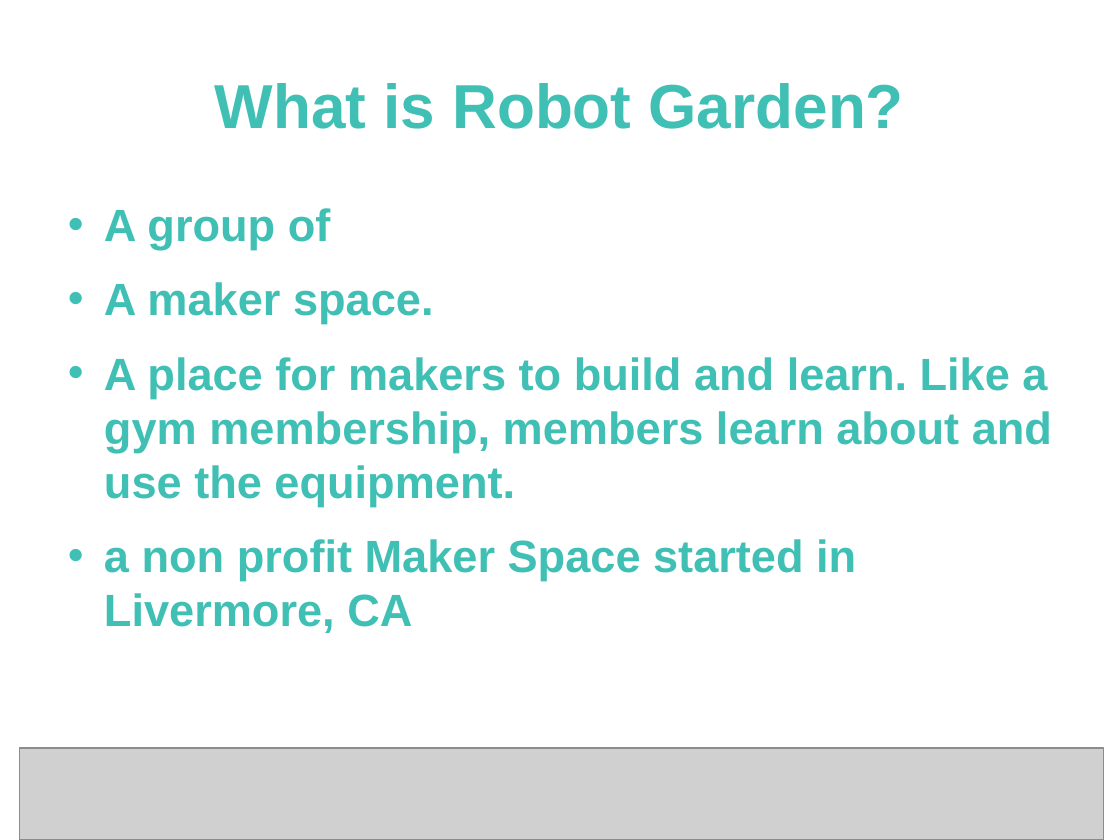
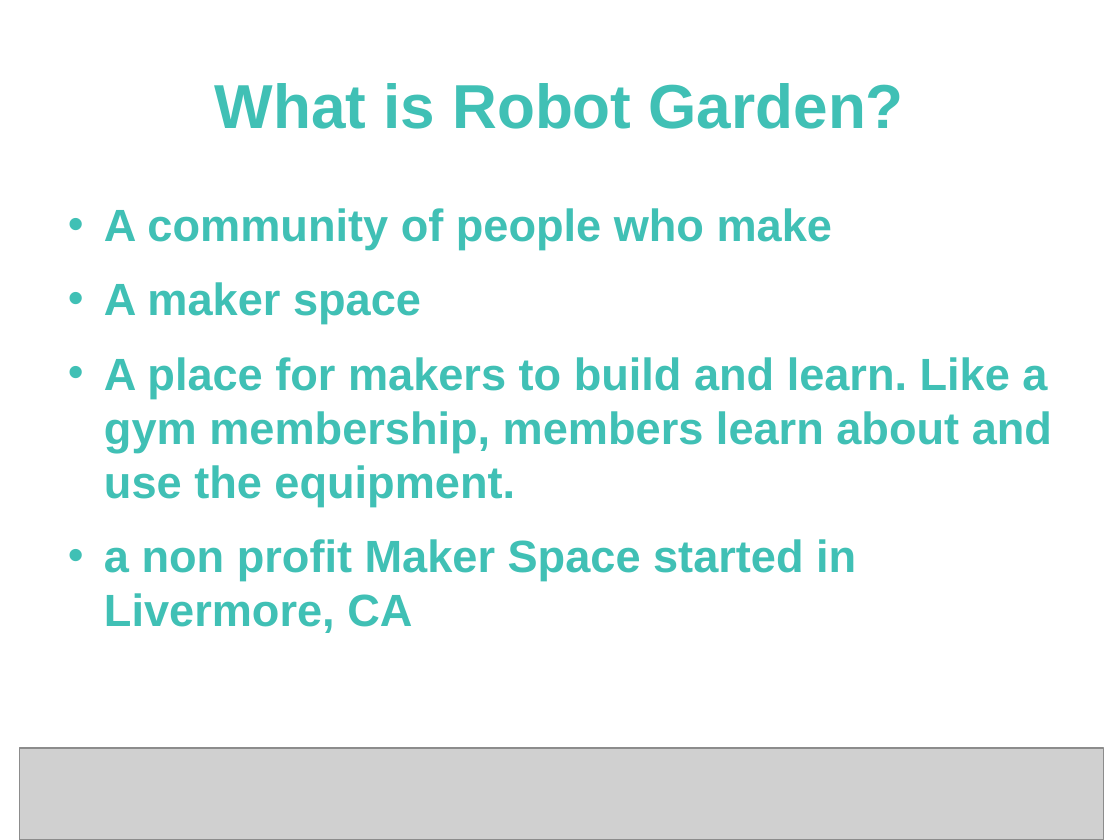
Before and after one commit to RobotGarden/3d_printing_intro, a slide deck: slide 2 of RobotGardenMakersAndYou.odp. Drawn at 1120x840 pixels with LibreOffice and Linux fonts; fonts in the diff are those of the drawing; grey boxes stand for pictures. Boxes give left, top, right and bottom in pixels: in the first picture for what was removed or moved away, otherwise in the second. Text is boxed around its words. In the diff, an @@ line names an element or a change of style, - is before the commit and + after.

Commit message:
Changes to various docs
cleaned up intro to 3d printing
cleaned up robot garden makers and you

```diff
--- a/RobotGardenMakersAndYou.odp
+++ b/RobotGardenMakersAndYou.odp
@@ text at [104,208,832,324]: text changed @@
-• A group of
-• A maker space.
+• A community of people who make
+• A maker space
```
Also in this commit, not shown: 4 other slides changed, 3 other files.
